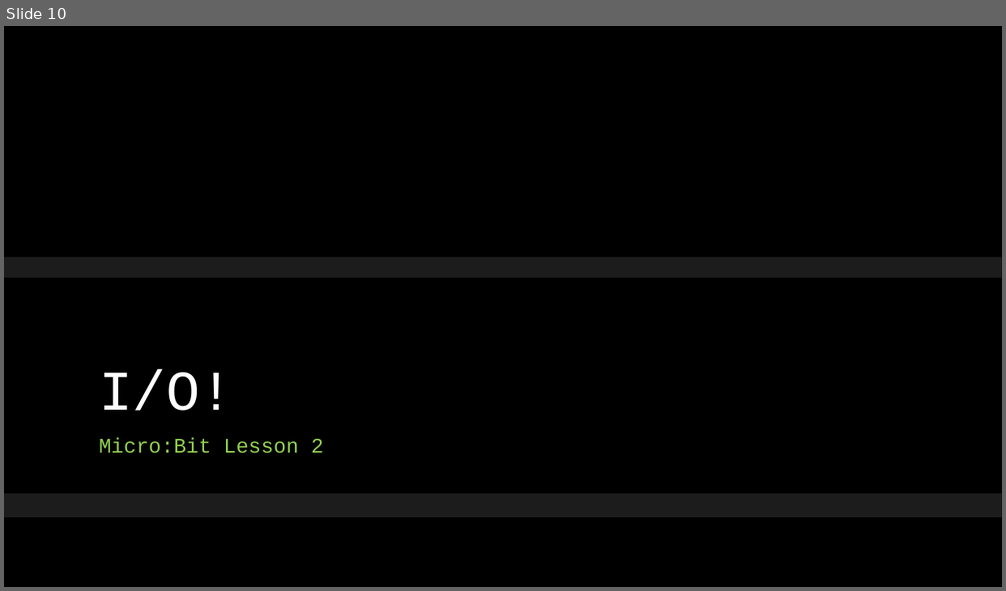
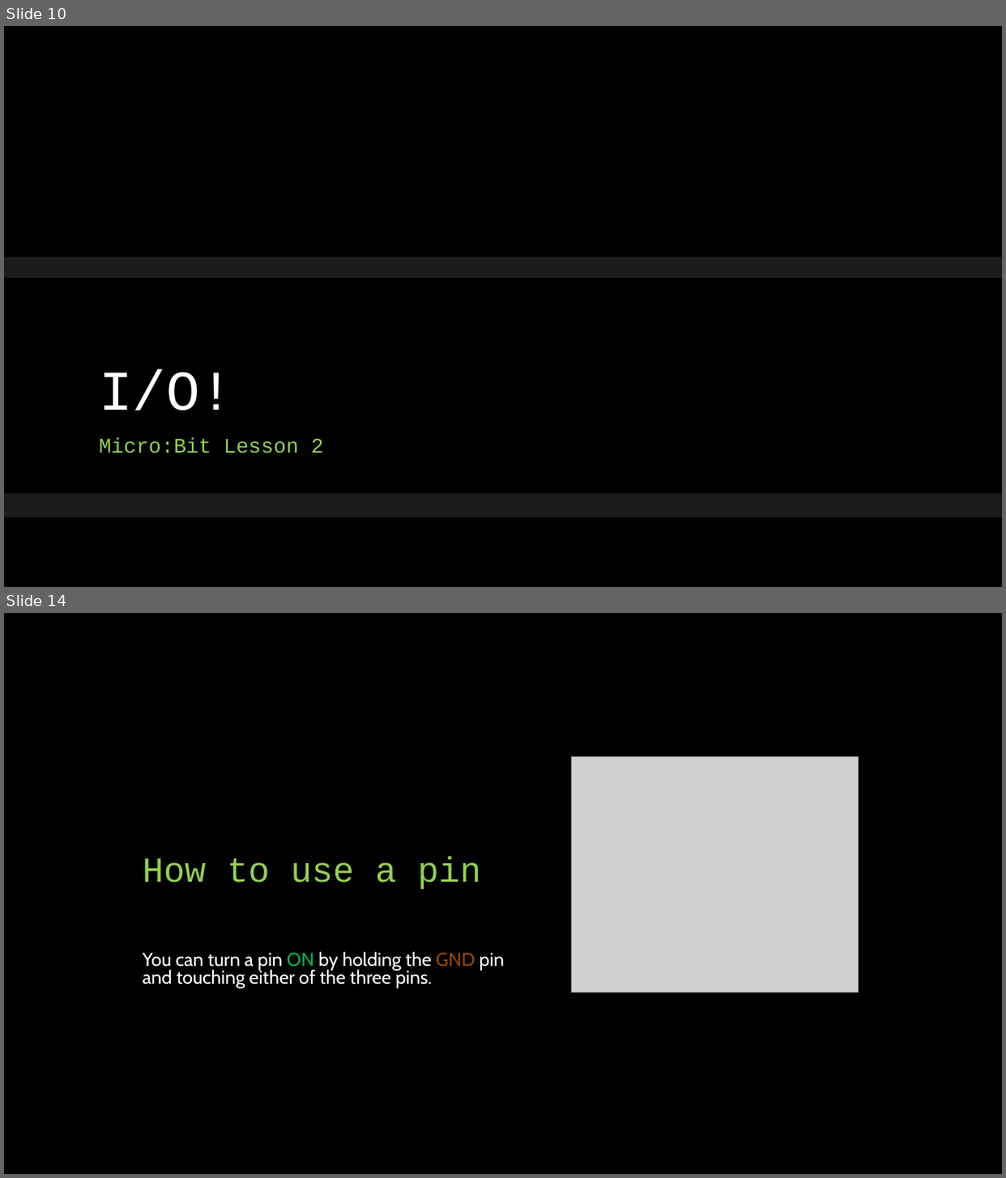
Before and after one commit to osu-hoangthu/OMSICapstoneGroup67, a slide deck: Alpha_Modules/2 MicroBit_Basics/Vocab/Slides/1 Vocab Basics MicroBit.pptx. Shown one above the other, each under a label of ours: slide 10 before the commit, slides 10 and 14 after it; the slides between them are not shown. The pictures are 1006x591 and 1006x1178 pixels, drawn with LibreOffice and Linux fonts; fonts in the diff are those of the drawing; grey boxes stand for pictures; background and template pictures are left out. Boxes give left, top, right and bottom in pixels: in the first picture for what was removed or moved away, otherwise in the second. Text is boxed around its words. In the diff, an @@ line names an element or a change of style, - is before the commit and + after.

```diff
--- a/Alpha_Modules/2 MicroBit_Basics/Vocab/Slides/1 Vocab Basics MicroBit.pptx
+++ b/Alpha_Modules/2 MicroBit_Basics/Vocab/Slides/1 Vocab Basics MicroBit.pptx
@@ slide 14 added at (4, 613, 1002, 1174), background #000000 @@
@@ picture added at (572, 756, 859, 994) @@
@@ title added at (143, 856, 481, 889), 34 pt, text #92D050 @@
+How to use a pin
@@ text added at (143, 952, 505, 989), 18 pt, text #FFFFFF @@
+You can turn a pin ON by holding the GND pin and touching either of the three pins.
```
Also in this commit, not shown: 4 slides changed, 3 other slides added, 6 other files.
